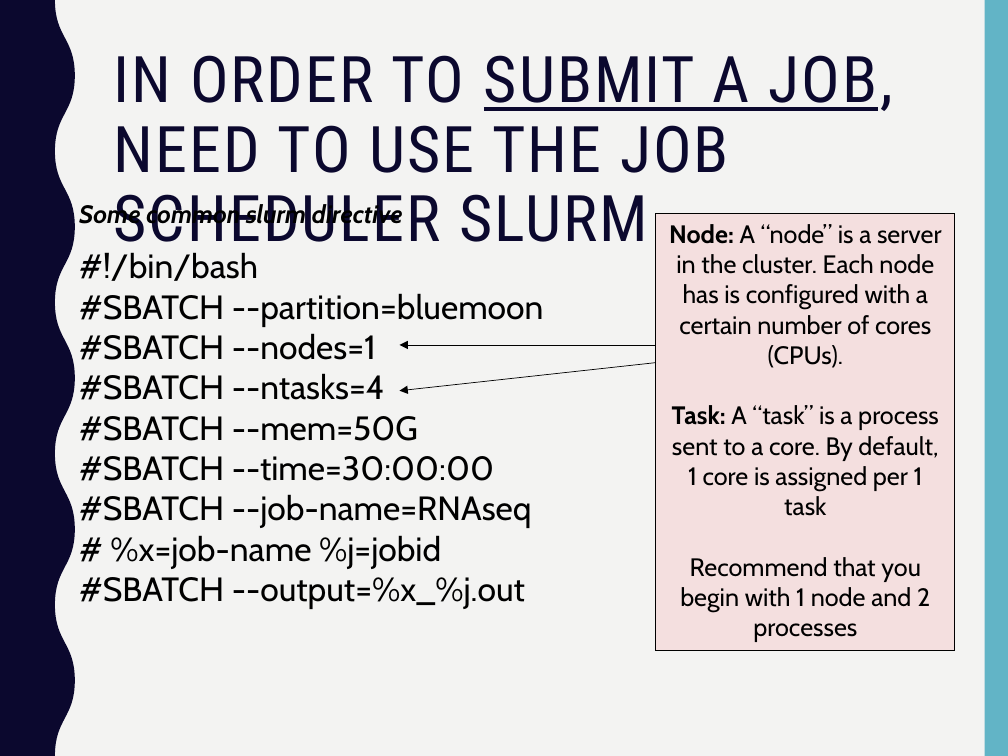
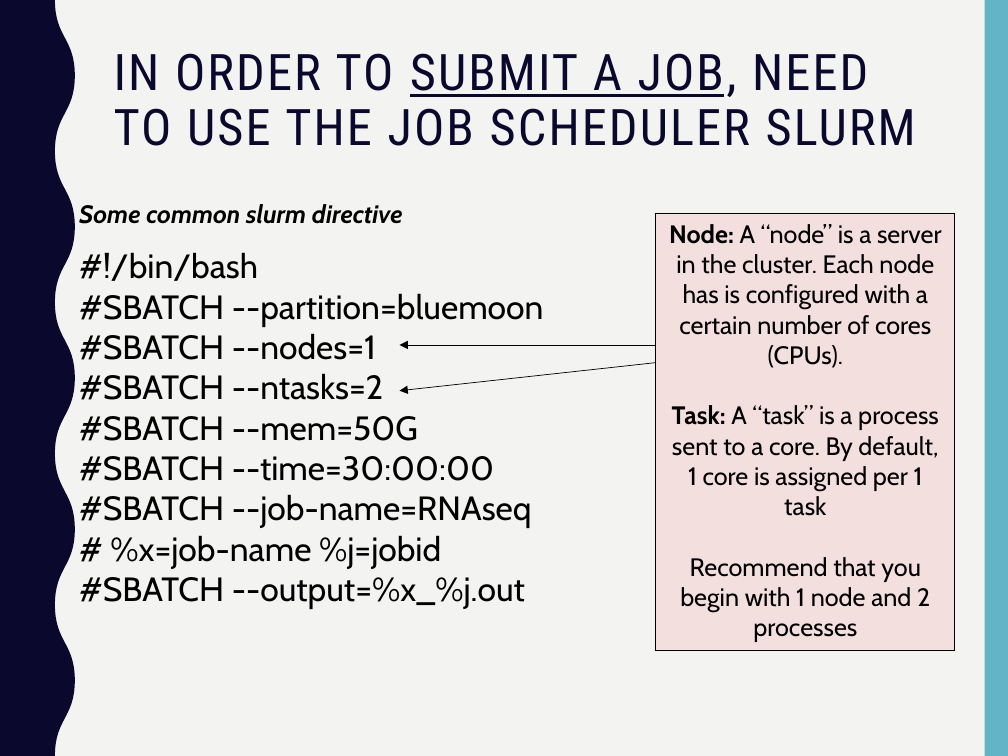
Before and after one commit to PRodriguez19/Intro-to-rnaseq, a slide deck: slide 46 of lectures/Lecture5-MMG232.pptx (slide 39 before the commit). Drawn at 1008x756 pixels with LibreOffice and Linux fonts; fonts in the diff are those of the drawing. Boxes give left, top, right and bottom in pixels: in the first picture for what was removed or moved away, otherwise in the second. Text is boxed around its words. In the diff, an @@ line names an element or a change of style, - is before the commit and + after.

```diff
--- a/lectures/Lecture5-MMG232.pptx
+++ b/lectures/Lecture5-MMG232.pptx
@@ title "IN ORDER TO SUBMIT A ..." at (114, 53, 916, 146): size 45.9 to 36 pt @@
@@ text at (79, 373, 383, 400): text changed @@
-#SBATCH --ntasks=4
+#SBATCH --ntasks=2
```
Also in this commit, not shown: 8 other slides changed, 14 slides added, 6 slides removed, 1 other file.
